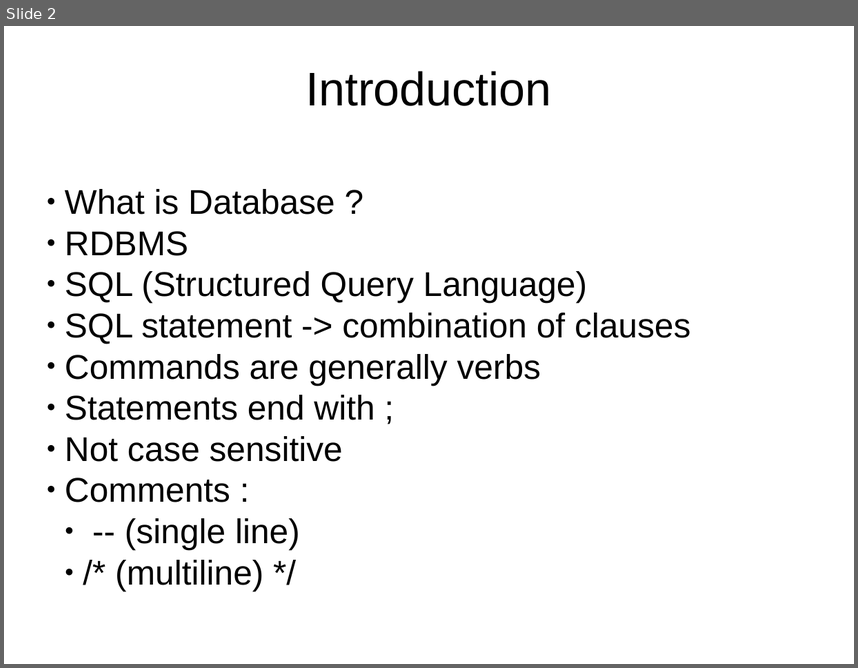
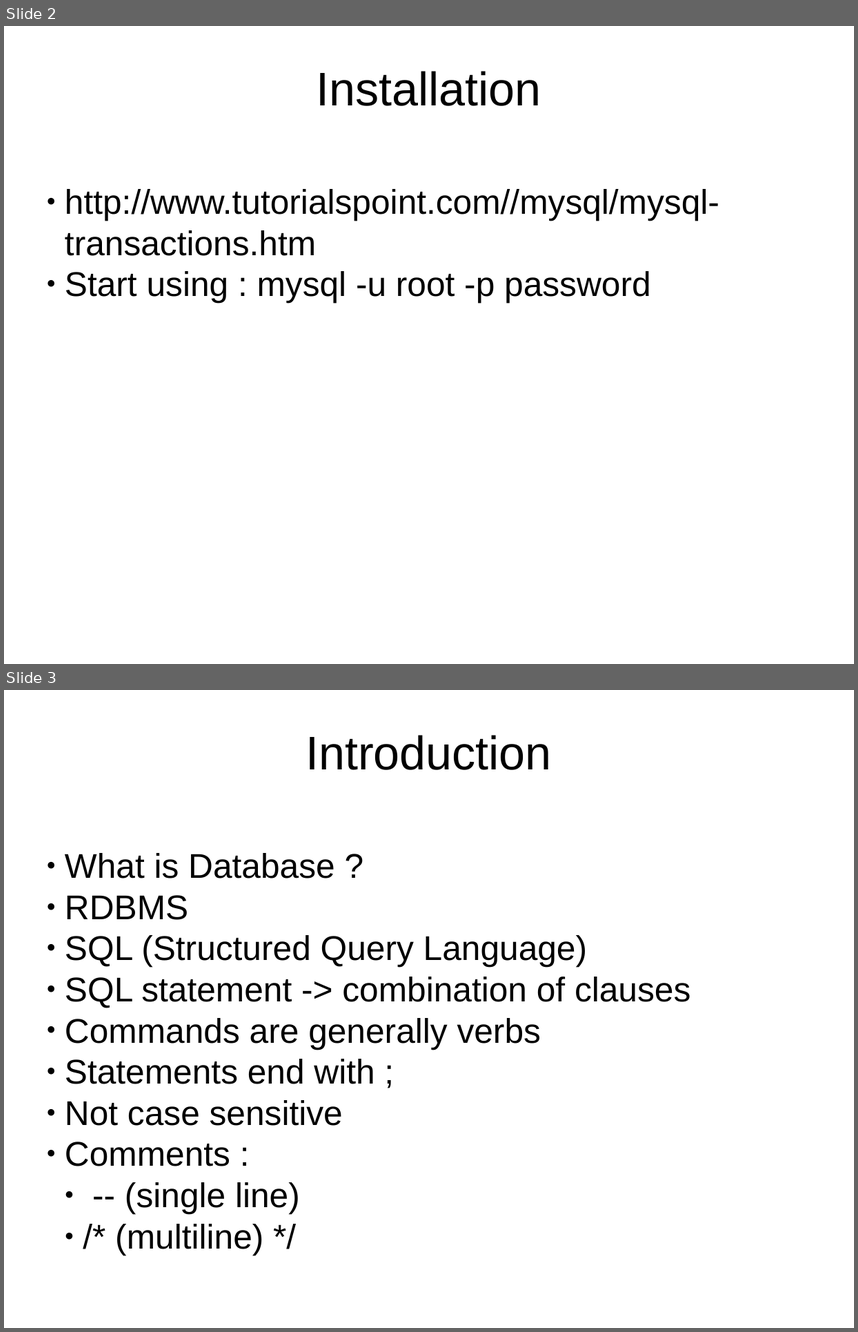
Before and after one commit to tanmayrajani/Internship_PreWork, a slide deck: SQL/SQL_Notes.odp. Shown one above the other, each under a label of ours: slide 2 before the commit, slides 2 and 3 after it. The pictures are 858x668 and 858x1332 pixels, drawn with LibreOffice and Linux fonts; fonts in the diff are those of the drawing; background and template pictures are left out. Boxes give left, top, right and bottom in pixels: in the first picture for what was removed or moved away, otherwise in the second. Text is boxed around its words. In the diff, an @@ line names an element or a change of style, - is before the commit and + after.

```diff
--- a/SQL/SQL_Notes.odp
+++ b/SQL/SQL_Notes.odp
@@ slide 2 added at (4,26,854,664), background picture (left out) @@
@@ title added at (317,71,542,106), 44 pt, text #000000 @@
+Installation
@@ subtitle added at (65,189,720,303), 32 pt, text #000000 @@
+● http://www.tutorialspoint.com//mysql/mysql-transactions.htm
+● Start using : mysql -u root -p password
@@ what was slide 2 is now slide 3 @@
```
Also in this commit, not shown: 1 slide changed.
